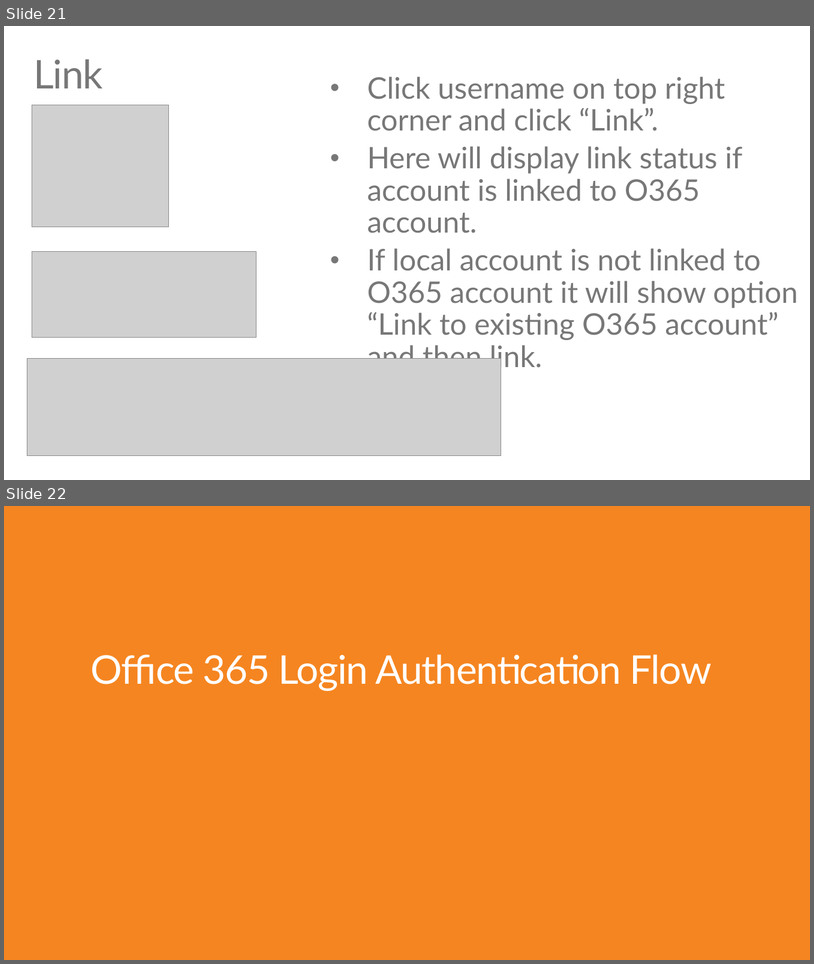
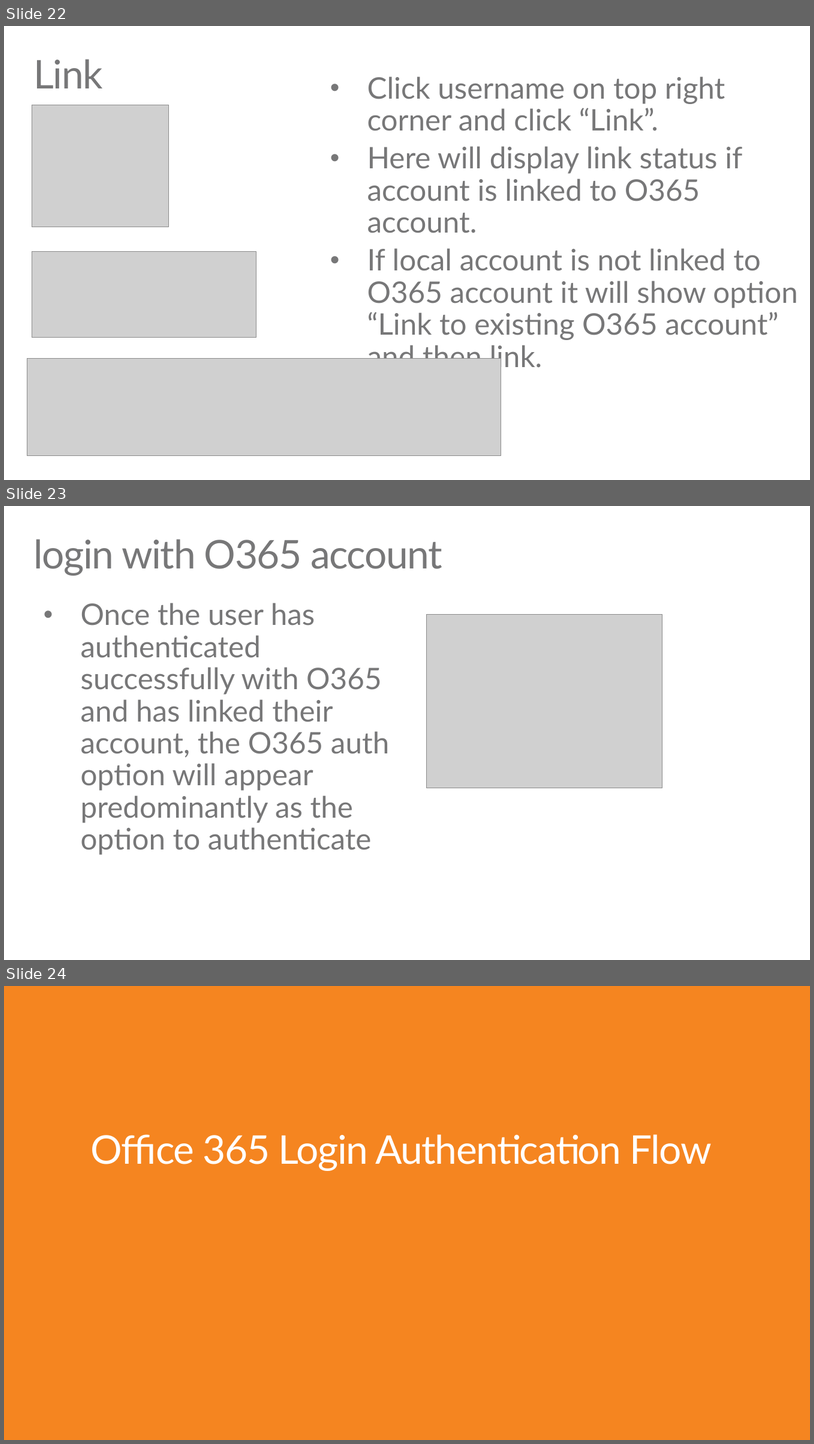
Before and after one commit to pdechaine12/O365-EDU-AspNetMVC-Samples, a slide deck: EDU GRAPH-API Demo Script.pptx. Shown one above the other, each under a label of ours: slides 21 and 22 before the commit, slides 22, 23 and 24 after it. The pictures are 814x964 and 814x1444 pixels, drawn with LibreOffice and Linux fonts; fonts in the diff are those of the drawing; grey boxes stand for pictures. Boxes give left, top, right and bottom in pixels: in the first picture for what was removed or moved away, otherwise in the second. Text is boxed around its words. In the diff, an @@ line names an element or a change of style, - is before the commit and + after.

```diff
--- a/EDU GRAPH-API Demo Script.pptx
+++ b/EDU GRAPH-API Demo Script.pptx
@@ slide 23 added at (x1=4, y1=506, x2=810, y2=960), background #FFFFFF @@
@@ title added at (x1=33, y1=539, x2=443, y2=576), 48 pt, text #777778 @@
+login with O365 account
@@ text added at (x1=81, y1=603, x2=389, y2=855), 36 pt, text #777778 @@
+• Once the user has authenticated successfully with O365 and has linked their account, the O365 auth option will appear predominantly as the option to authenticate
@@ picture added at (x1=427, y1=614, x2=663, y2=787) @@
@@ what was slide 21 is now slide 22 @@
@@ what was slide 22 is now slide 24 @@
```
Also in this commit, not shown: 8 slides changed, 2 other slides added, 5 other files.
